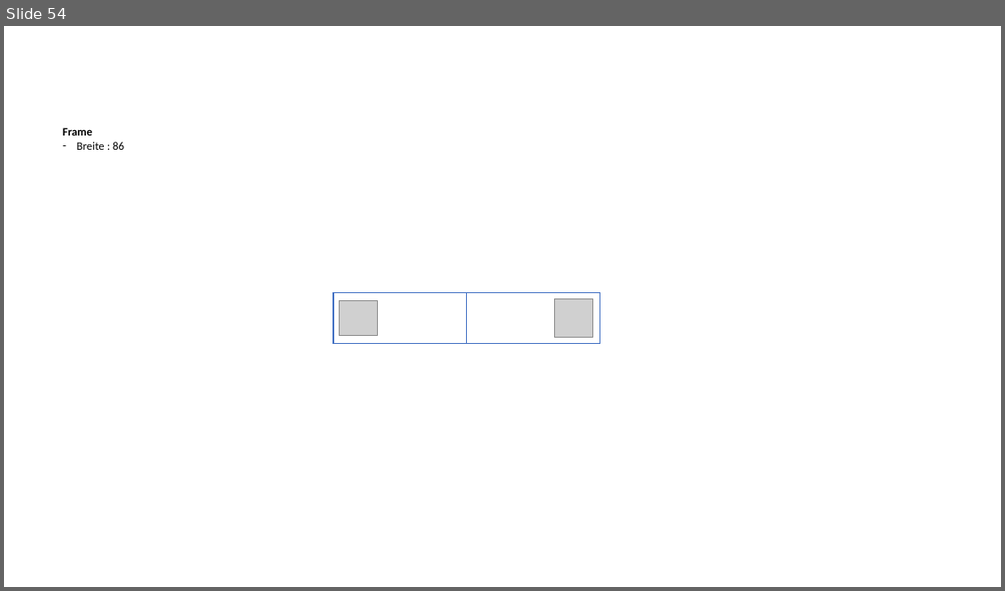
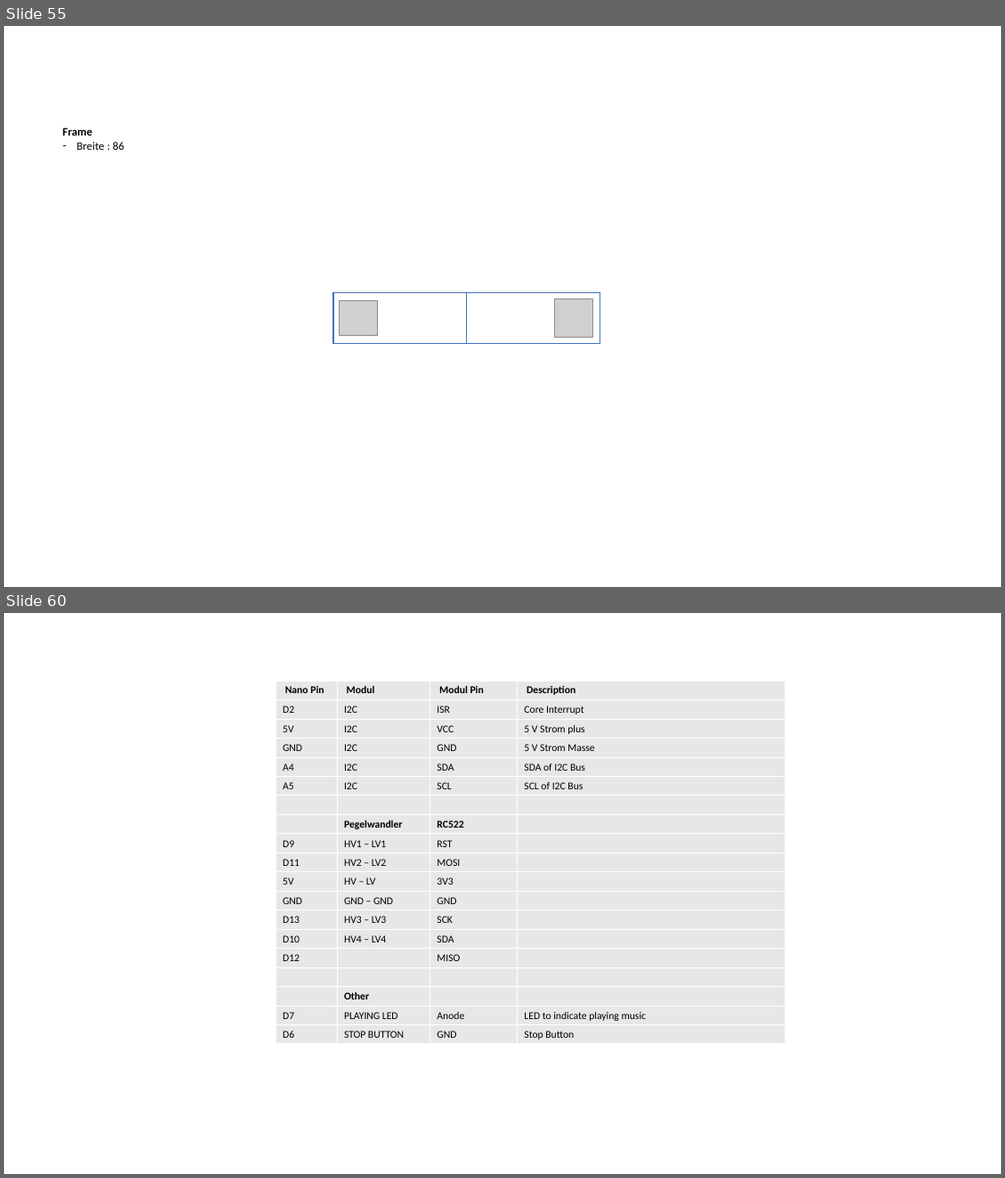
Before and after one commit to jeskes/activityboard, a slide deck: Activityboard.pptx. Shown one above the other, each under a label of ours: slide 54 before the commit, slides 55 and 60 after it; the slides between them are not shown. The pictures are 1005x591 and 1005x1178 pixels, drawn with LibreOffice and Linux fonts; fonts in the diff are those of the drawing; grey boxes stand for pictures. Boxes give left, top, right and bottom in pixels: in the first picture for what was removed or moved away, otherwise in the second. Text is boxed around its words. In the diff, an @@ line names an element or a change of style, - is before the commit and + after.

```diff
--- a/Activityboard.pptx
+++ b/Activityboard.pptx
@@ slide 60 added at [4, 613, 1001, 1174], background #FFFFFF @@
@@ table added at [275, 681, 785, 1045], 19 rows, 4 columns @@
+Nano Pin | Modul | Modul Pin | Description
+D2 | I2C | ISR | Core Interrupt
+5V | I2C | VCC | 5 V Strom plus
+GND | I2C | GND | 5 V Strom Masse
+A4 | I2C | SDA | SDA of I2C Bus
+A5 | I2C | SCL | SCL of I2C Bus
+ |  |  | 
+ | Pegelwandler | RC522 | 
+D9 | HV1 – LV1 | RST | 
+D11 | HV2 – LV2 | MOSI | 
+5V | HV – LV | 3V3 | 
+GND | GND – GND | GND | 
+D13 | HV3 – LV3 | SCK | 
+D10 | HV4 – LV4 | SDA | 
+D12 |  | MISO | 
+ |  |  | 
+ | Other |  | 
+D7 | PLAYING LED | Anode | LED to indicate playing music
+D6 | STOP BUTTON | GND | Stop Button
@@ what was slide 54 is now slide 55 @@
```
Also in this commit, not shown: 2 slides changed, 6 other slides added, 33 other files.
